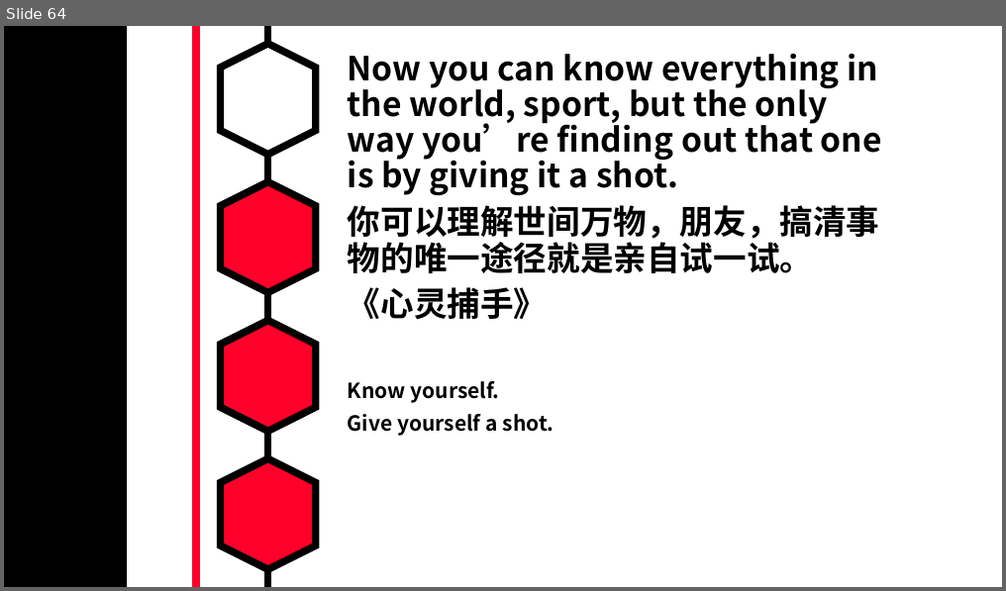
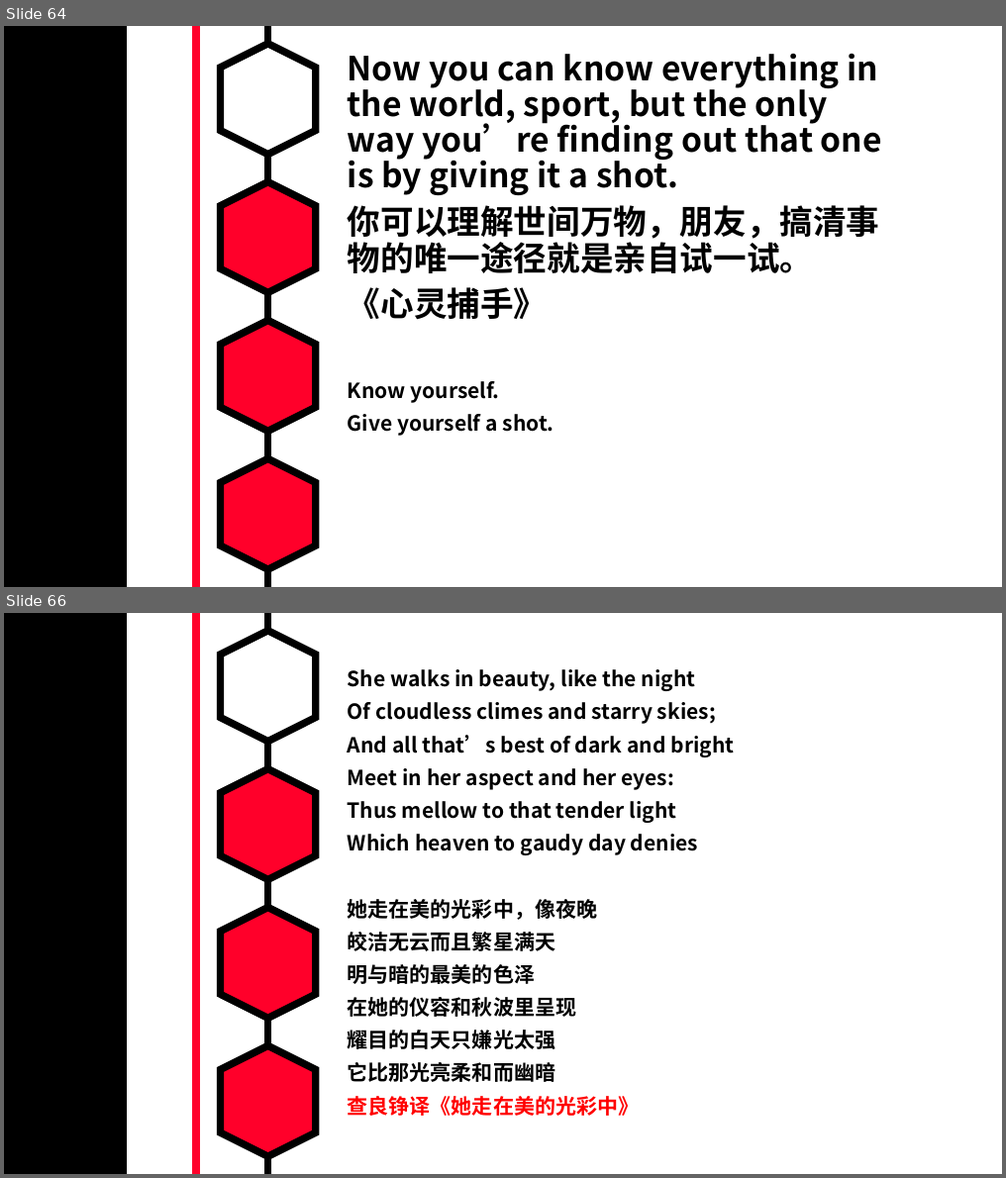
Before and after one commit to MarkShen1992/PPT-template, a slide deck: morning reading/iridescent english sentenses.pptx. Shown one above the other, each under a label of ours: slide 64 before the commit, slides 64 and 66 after it; the slides between them are not shown. The pictures are 1006x591 and 1006x1178 pixels, drawn with LibreOffice and Linux fonts; fonts in the diff are those of the drawing. Boxes give left, top, right and bottom in pixels: in the first picture for what was removed or moved away, otherwise in the second. Text is boxed around its words. In the diff, an @@ line names an element or a change of style, - is before the commit and + after.

```diff
--- a/morning reading/iridescent english sentenses.pptx
+++ b/morning reading/iridescent english sentenses.pptx
@@ slide 66 added at (4, 613, 1002, 1174), background #FFFFFF; not listed: 7 template elements that a slide beside it also shows @@
@@ text added at (348, 669, 735, 1116), 20 pt, text #000000, bold @@
+She walks in beauty, like the night
+Of cloudless climes and starry skies;
+And all that’s best of dark and bright
+Meet in her aspect and her eyes:
+Thus mellow to that tender light
+Which heaven to gaudy day denies
+她走在美的光彩中，像夜晚
+皎洁无云而且繁星满天
+明与暗的最美的色泽
+在她的仪容和秋波里呈现
+耀目的白天只嫌光太强
+它比那光亮柔和而幽暗
+查良铮译《她走在美的光彩中》
```
Also in this commit, not shown: 19 slides changed, 3 other slides added.
